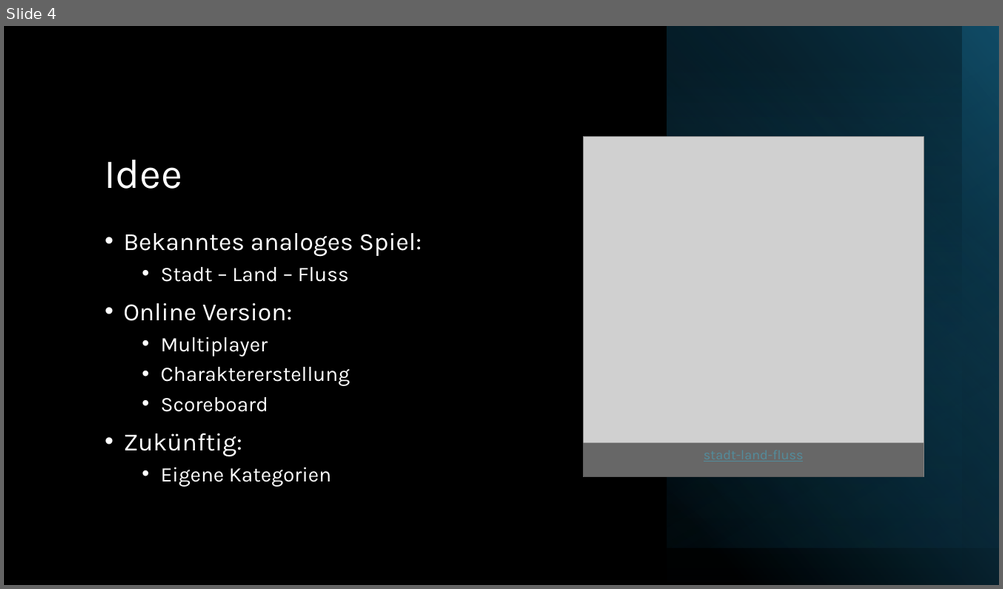
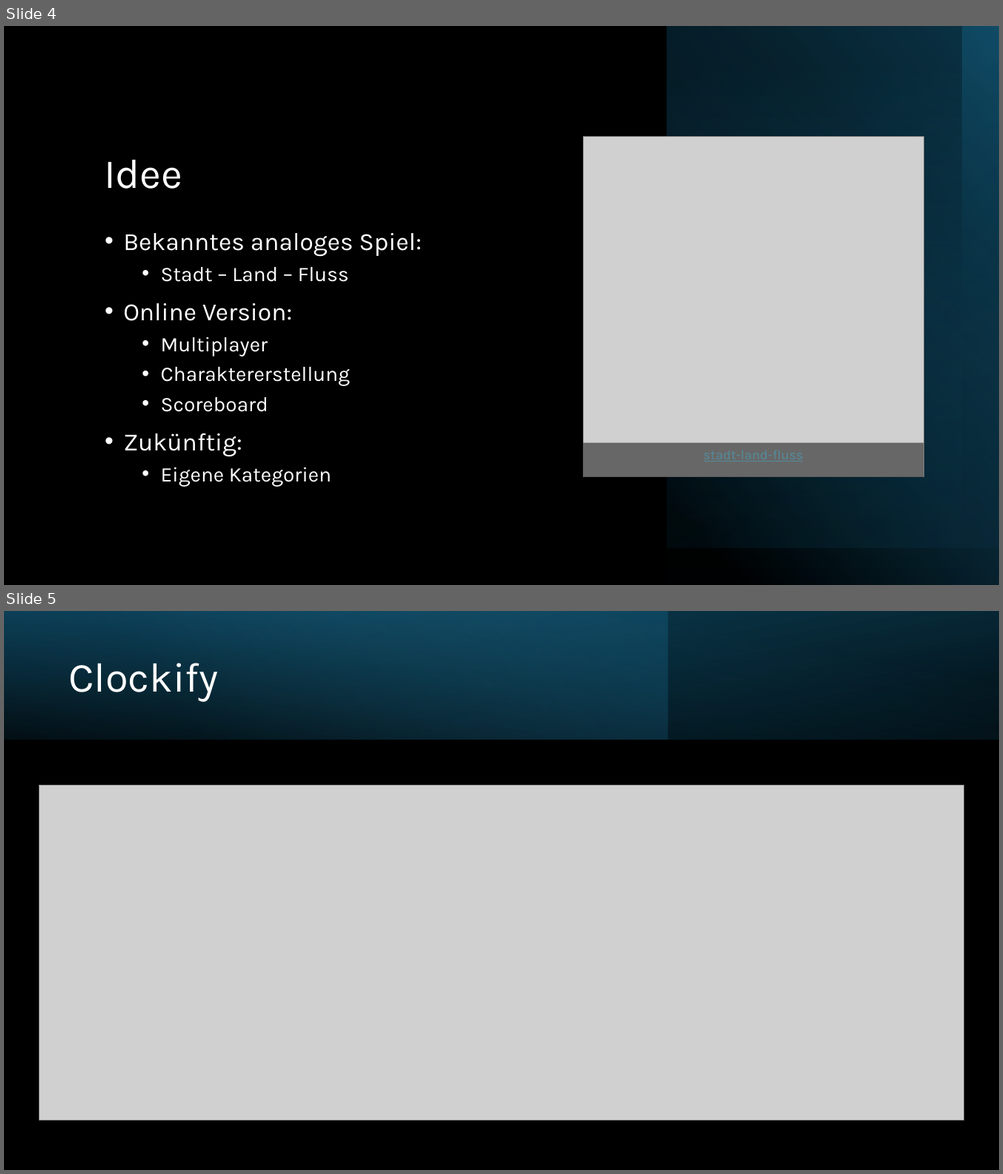
Before and after one commit to pfarrhoferphilip/Stadt-Land-Vollpfosten-Online, a slide deck: Dokumentation/Präsentation_abschluss.pptx. Shown one above the other, each under a label of ours: slide 4 before the commit, slides 4 and 5 after it. The pictures are 1003x589 and 1003x1174 pixels, drawn with LibreOffice and Linux fonts; fonts in the diff are those of the drawing; grey boxes stand for pictures. Boxes give left, top, right and bottom in pixels: in the first picture for what was removed or moved away, otherwise in the second. Text is boxed around its words. In the diff, an @@ line names an element or a change of style, - is before the commit and + after.

```diff
--- a/Dokumentation/Präsentation_abschluss.pptx
+++ b/Dokumentation/Präsentation_abschluss.pptx
@@ slide 5 added at [4,611,999,1170], background #000000 @@
@@ rectangle added at [4,611,999,739], fill gradient #000000 to #104862 @@
@@ rectangle added at [4,611,667,739], fill gradient #156082 to #46B1E1 @@
@@ rectangle added at [4,611,999,739], fill gradient #000000 to #156082 @@
@@ title added at [68,663,219,702], 40 pt, text #FFFFFF @@
+Clockify
@@ picture added at [39,786,964,1121] @@
```
Also in this commit, not shown: 2 slides changed, 2 other slides added, 1 other file.
